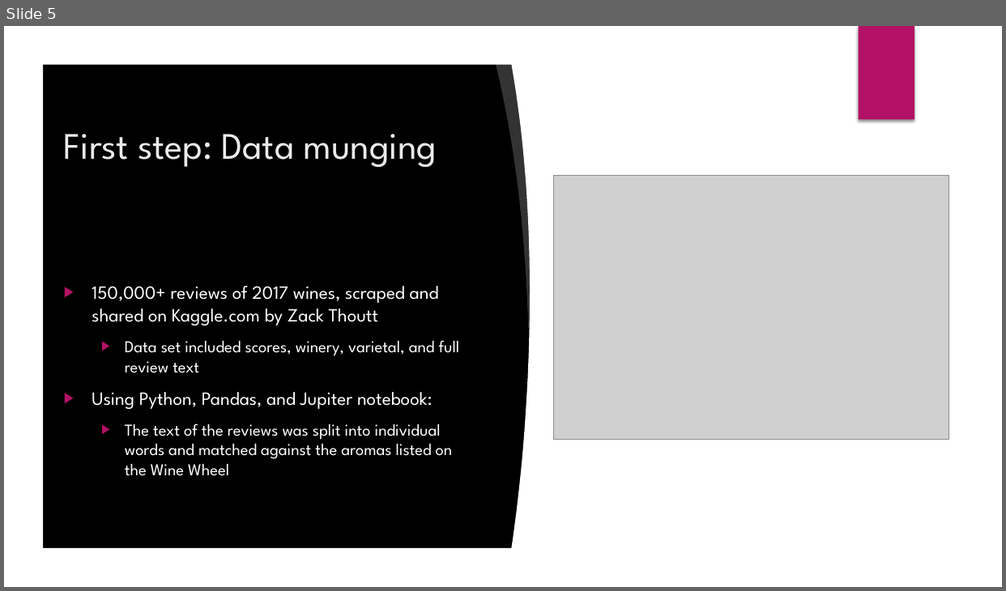
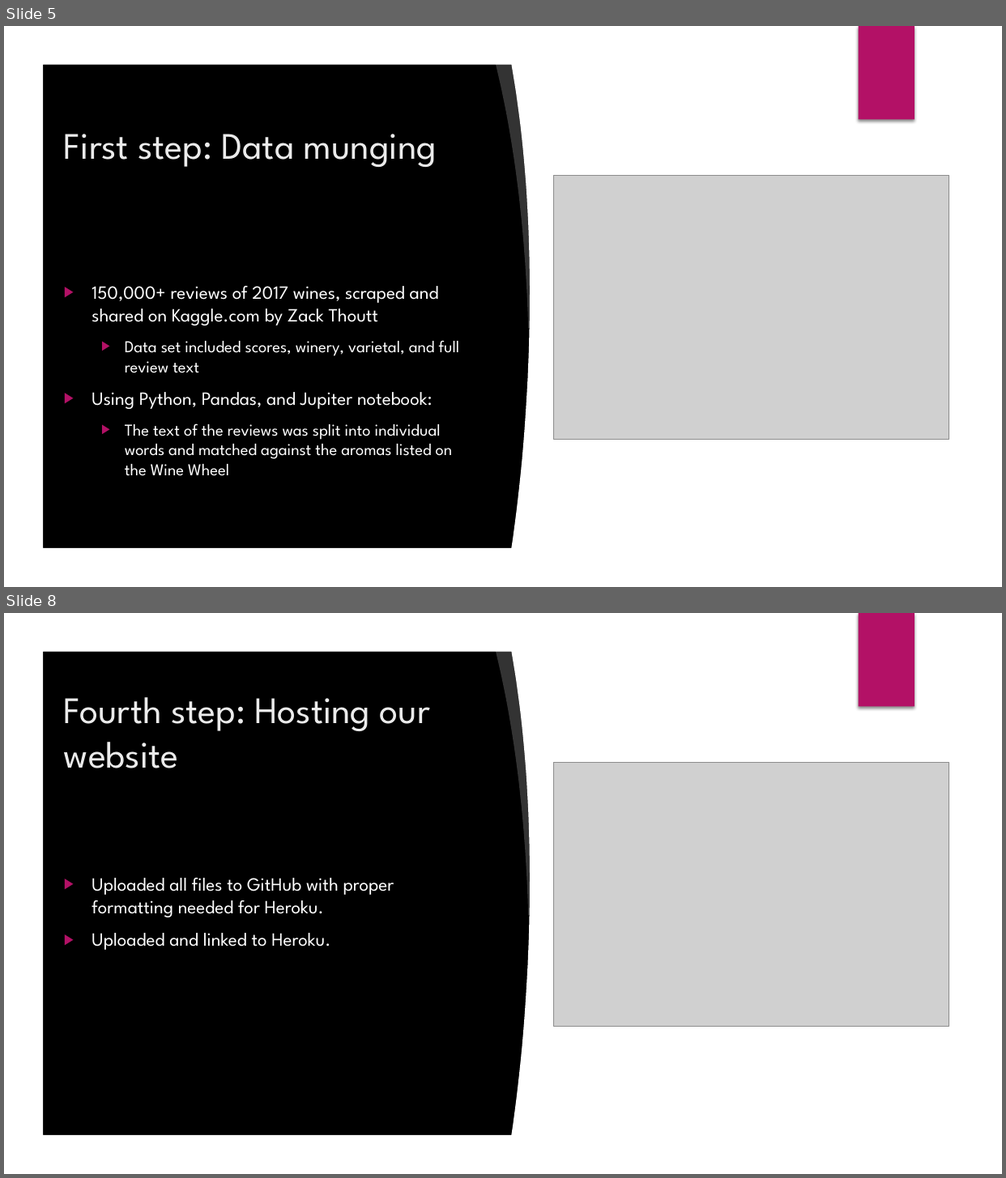
Before and after one commit to ariadne27/3M_Group_Project, a slide deck: Wine App.pptx. Shown one above the other, each under a label of ours: slide 5 before the commit, slides 5 and 8 after it; the slides between them are not shown. The pictures are 1006x591 and 1006x1178 pixels, drawn with LibreOffice and Linux fonts; fonts in the diff are those of the drawing; grey boxes stand for pictures; background and template pictures are left out. Boxes give left, top, right and bottom in pixels: in the first picture for what was removed or moved away, otherwise in the second. Text is boxed around its words. In the diff, an @@ line names an element or a change of style, - is before the commit and + after.

```diff
--- a/Wine App.pptx
+++ b/Wine App.pptx
@@ slide 8 added at box(4, 613, 1002, 1174), background picture (left out); not listed: 8 template elements that a slide beside it also shows @@
@@ freeform shape added at box(4, 613, 1002, 1174), fill #FFFFFF @@
@@ rectangle added at box(859, 613, 914, 707), fill #B31166 @@
@@ freeform shape added at box(495, 645, 552, 917), fill #FFFFFF at 20% opacity @@
@@ freeform shape added at box(511, 646, 967, 1142), fill #FFFFFF @@
@@ title added at box(64, 697, 430, 769), 36 pt, text #EBEBEB @@
+Fourth step: Hosting our website
@@ picture added at box(553, 763, 948, 1026) @@
@@ text added at box(91, 878, 394, 950), 18 pt, text #FFFFFF @@
+▶ Uploaded all files to GitHub with proper formatting needed for Heroku.
+▶ Uploaded and linked to Heroku.
```
Also in this commit, not shown: 2 other slides added.
